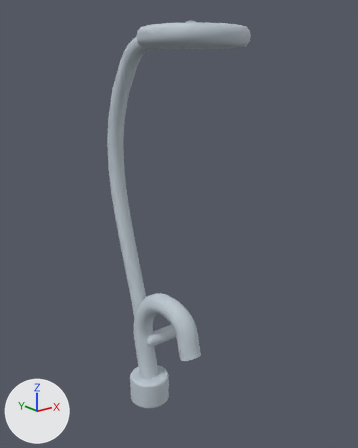
The glTF model assets/3d/native/bathroomShowerTap.glb: old version first, new version second.
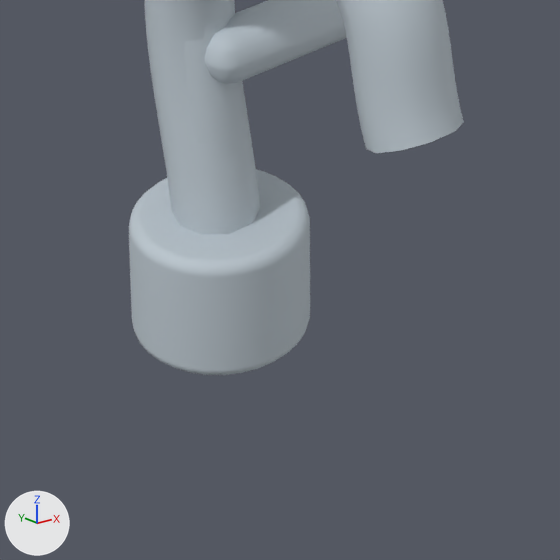
Each version is shown whole from a 50 mm camera at (-1.15, -1.659, 1.579) aimed at (0.072, -0.132, 0.968), then close up on the part from 29% to 62% of the width and 73% to 100% of the height. Every picture has the same lights, and +X, +Y and +Z are marked at lower left. The first two pictures are the older version. Where no turn or scale is listed for an object, it has been applied to the vertices.

Before the edit, the objects in view are built like this:
```python
me_cube_751 = bpy.data.meshes.new('Cube.751')
me_cube_751.from_pydata(...)  # 96 vertices, 188 faces; spans x -0.125..0.125, y -0.032..0.032, z -0.027..0.027
me_cube_751.materials.append(mat_silver)  # pale blue #bcc7cf
me_curved_tap = bpy.data.meshes.new('Curved tap')
me_curved_tap.from_pydata(...)  # 370 vertices, 736 faces; spans x -0.044..0.044, y -0.338..0.085, z 0.15..0.663
me_curved_tap.materials.append(mat_silver)  # pale blue #bcc7cf
me_cylinder_122 = bpy.data.meshes.new('Cylinder.122')
me_cylinder_122.from_pydata(...)  # 256 vertices, 508 faces; spans x -0.09..0.09, y -0.09..0.09, z -0.065..0.065
me_cylinder_122.materials.append(mat_silver)  # pale blue #bcc7cf
ob_curved_tap = bpy.data.objects.new('Curved tap', me_curved_tap)
ob_curved_tap.location = (0.0, 0.0, 0.0)
ob_tap_base = bpy.data.objects.new('Tap base', me_cylinder_122)
ob_tap_base.location = (0.0, 0.0, 0.15)
ob_tap_lever = bpy.data.objects.new('Tap lever', me_cube_751)
ob_tap_lever.location = (0.11, 0.0, 0.39)
# also in view: 'Shower riser' at (0.0, -0.025, 0.965)
```
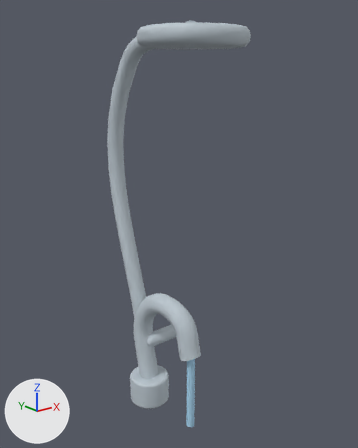
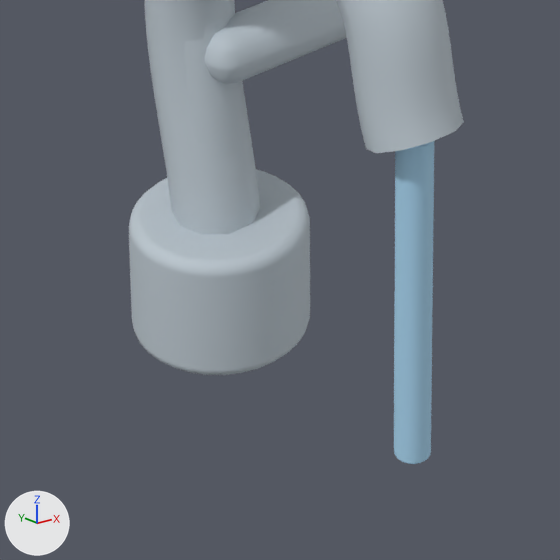
Where the change shows, as pixel boxes [x1, y1, x2, y2] in the close-ups (560 x 560 px):
'Interaction water', added (blue)
    after: [394, 141, 434, 464]

The edits, one by one:
Material 'blue' (mat_blue) is new.
Its base color is (0.397, 0.665, 0.871) (blue #a9d5f0).
Its roughness is 0.72.
Mesh me_cylinder_095 is new.
It has 256 vertices, 508 faces and spans x -0.017..0.017, y -0.017..0.017, z -0.165..0.165.
It uses material mat_blue (blue #a9d5f0).
Object 'Interaction water' (ob_interaction_water) is new; it shows me_cylinder_095.
Its location is (0.0, -0.3, 0.285).
